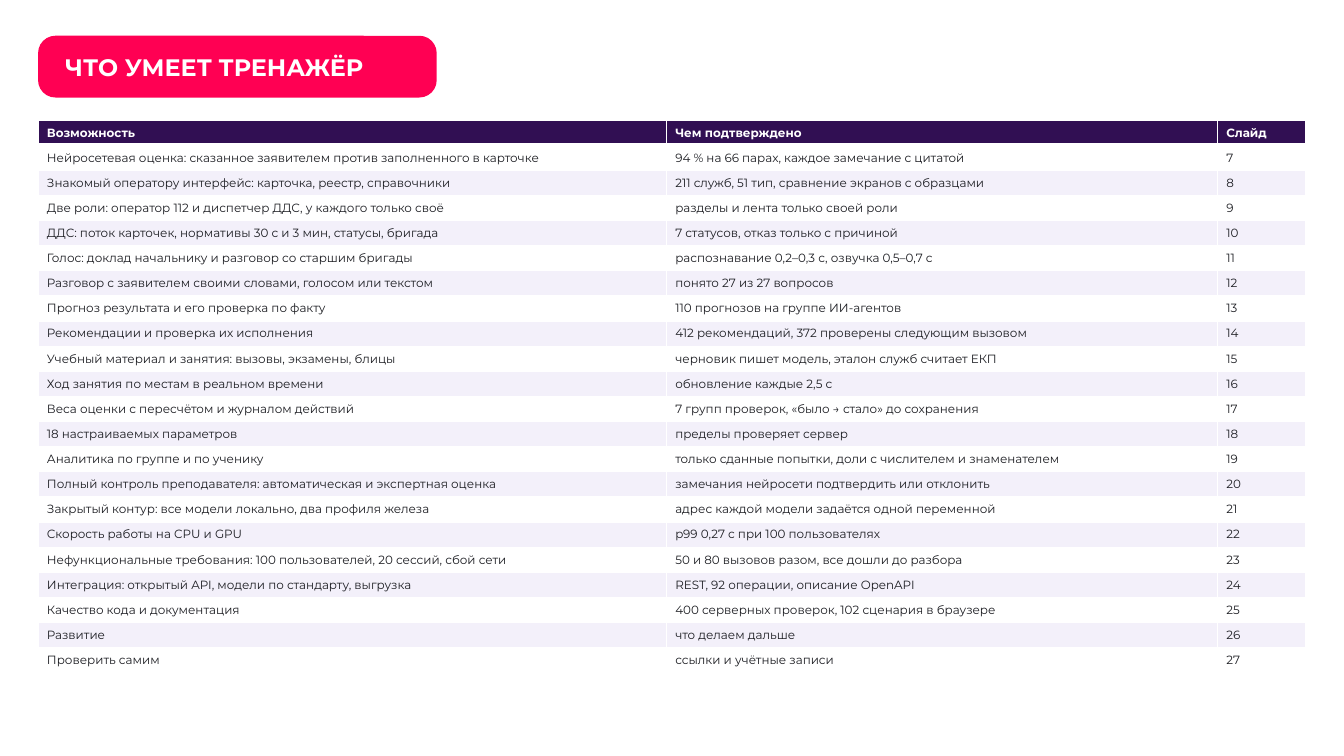
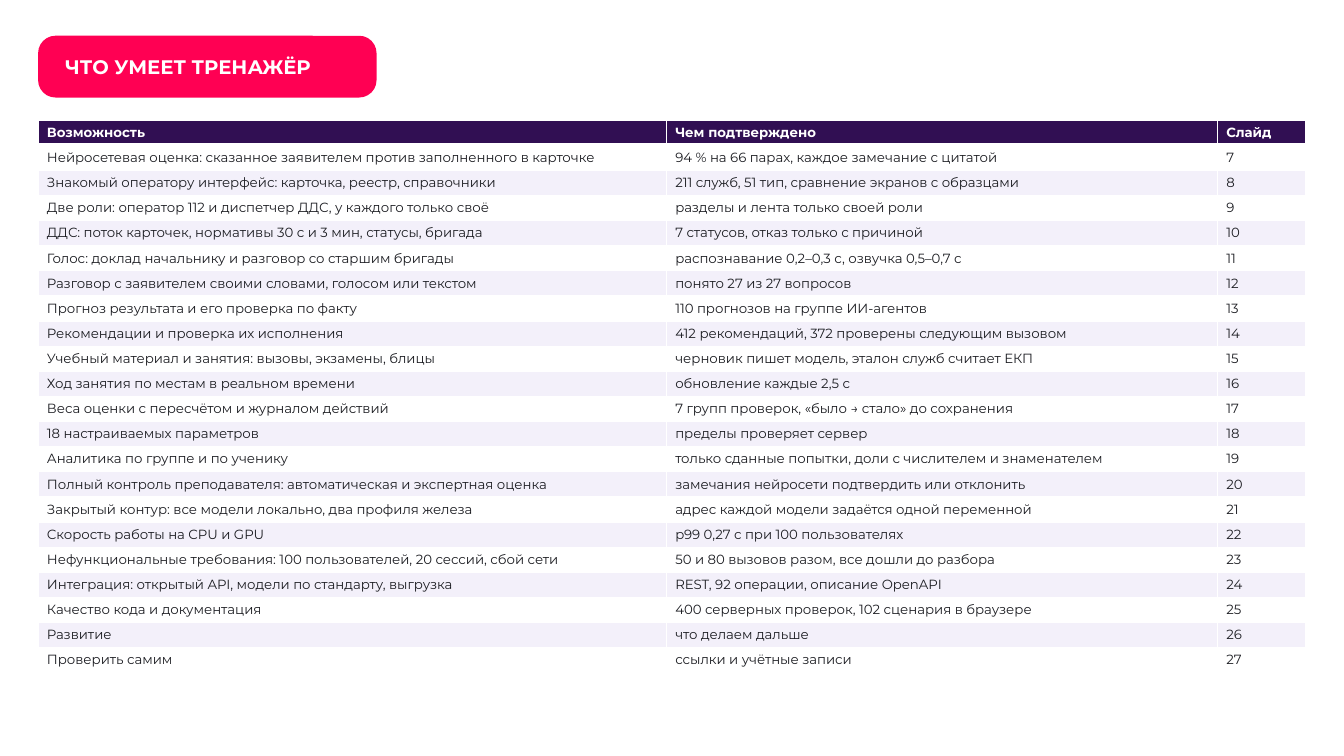
Before and after one commit to Den4ikAI/arm112-trainer_final, a slide deck: slide 6 of docs/презентация.pptx. Drawn at 1344x756 pixels with LibreOffice and Linux fonts; fonts in the diff are those of the drawing; background and template pictures are left out. Boxes give left, top, right and bottom in pixels: in the first picture for what was removed or moved away, otherwise in the second. Text is boxed around its words. In the diff, an @@ line names an element or a change of style, - is before the commit and + after.

```diff
--- a/docs/презентация.pptx
+++ b/docs/презентация.pptx
@@ rounded rectangle "ЧТО УМЕЕТ ТРЕНАЖЁР": place and size @@
-rounded rectangle "ЧТО УМЕЕТ ТРЕНАЖЁР" at box(38, 35, 437, 97)
+rounded rectangle "ЧТО УМЕЕТ ТРЕНАЖЁР" at box(38, 35, 377, 97)
@@ rounded rectangle "ЧТО УМЕЕТ ТРЕНАЖЁР" at box(38, 35, 377, 97): size 17 to 14 pt @@
@@ table at box(38, 120, 1306, 674) @@
@@ size 8.5 to 9.5 pt @@
```
Also in this commit, not shown: 22 other slides changed, 4 other files.
